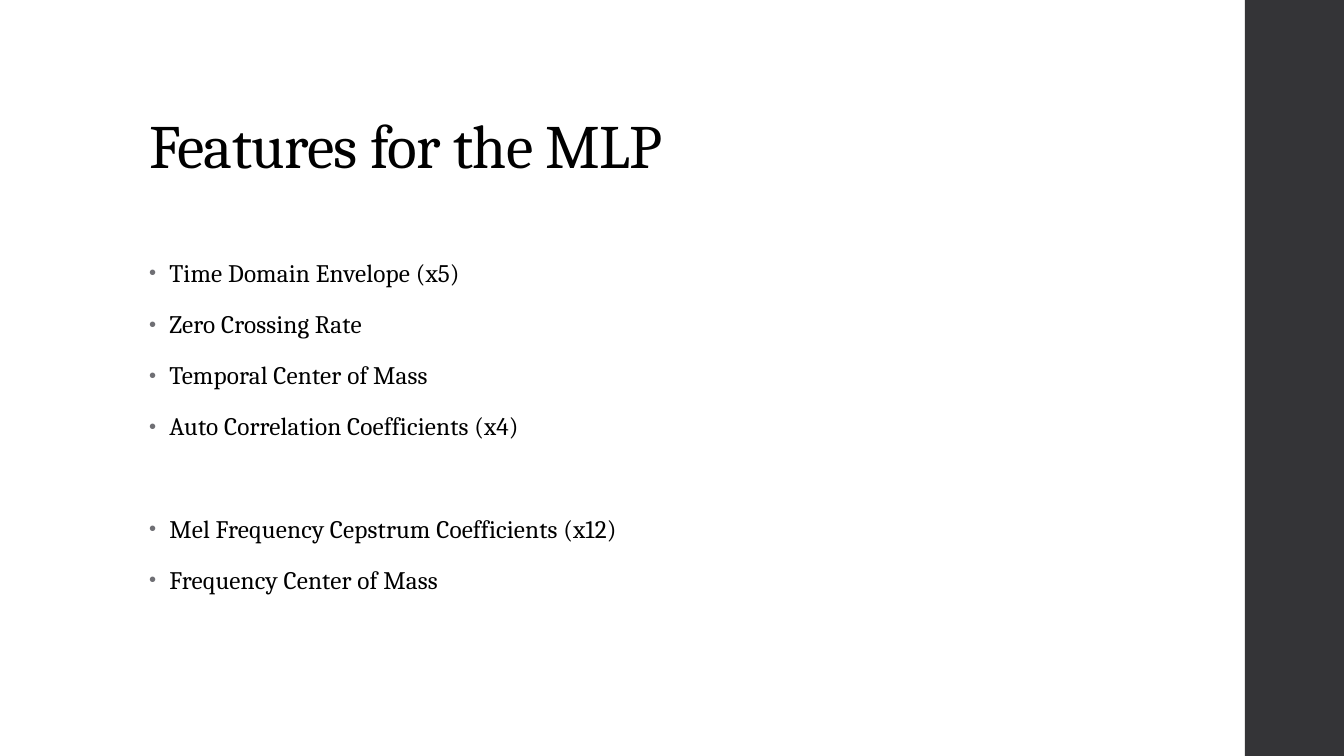
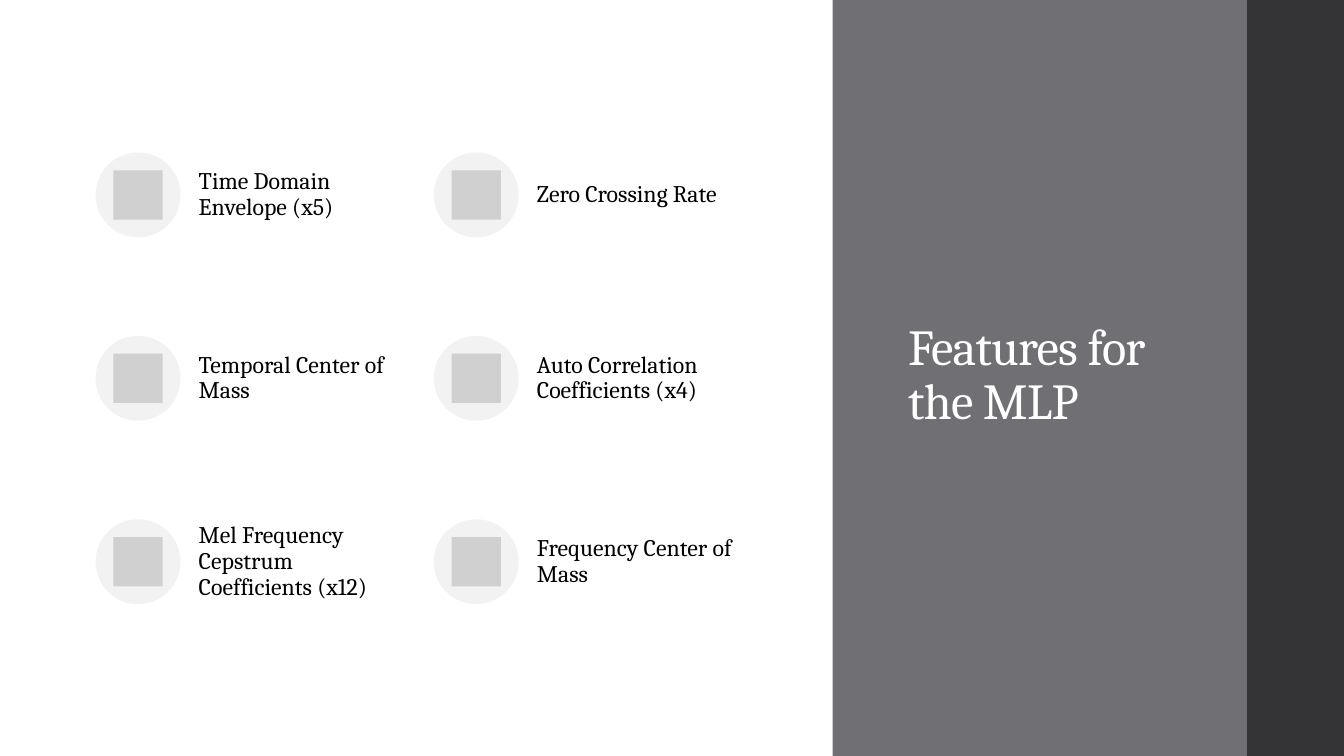
Before and after one commit to landonbuell/Buell-Senior-Thesis, a slide deck: slide 11 of JMMPaper/Musical Instrument Classification Using a Hybrid Neural Network BuellShortv1.pptx. Drawn at 1344x756 pixels with LibreOffice and Linux fonts; fonts in the diff are those of the drawing; grey boxes stand for pictures. Boxes give left, top, right and bottom in pixels: in the first picture for what was removed or moved away, otherwise in the second. Text is boxed around its words. In the diff, an @@ line names an element or a change of style, - is before the commit and + after.

```diff
--- a/JMMPaper/Musical Instrument Classification Using a Hybrid Neural Network BuellShortv1.pptx
+++ b/JMMPaper/Musical Instrument Classification Using a Hybrid Neural Network BuellShortv1.pptx
@@ rectangle added at bbox=[833, 0, 1247, 756], fill #6F6F74 @@
@@ title "Features for the MLP": place and size @@
-title "Features for the MLP" at bbox=[149, 124, 663, 169]
+title "Features for the MLP" at bbox=[908, 329, 1146, 420]
@@ title "Features for the MLP" at bbox=[908, 329, 1146, 420]: size 44 to 36 pt, text colour #000000 to #FFFFFF; vertical alignment bottom to middle @@
@@ text removed at bbox=[169, 264, 616, 595] @@
-• Time Domain Envelope (x5)
-• Zero Crossing Rate
-• Temporal Center of Mass
-• Auto Correlation Coefficients (x4)
-• Mel Frequency Cepstrum Coefficients (x12)
-• Frequency Center of Mass
@@ group added at bbox=[96, 152, 732, 604]: 6 ellipses, 6 pictures, 6 texts @@
+Time Domain Envelope (x5)
+Zero Crossing Rate
+Temporal Center of Mass
+Auto Correlation Coefficients (x4)
+Mel Frequency Cepstrum Coefficients (x12)
+Frequency Center of Mass
```
Also in this commit, not shown: 6 other slides changed, 4 slides added, 1 slide removed.
